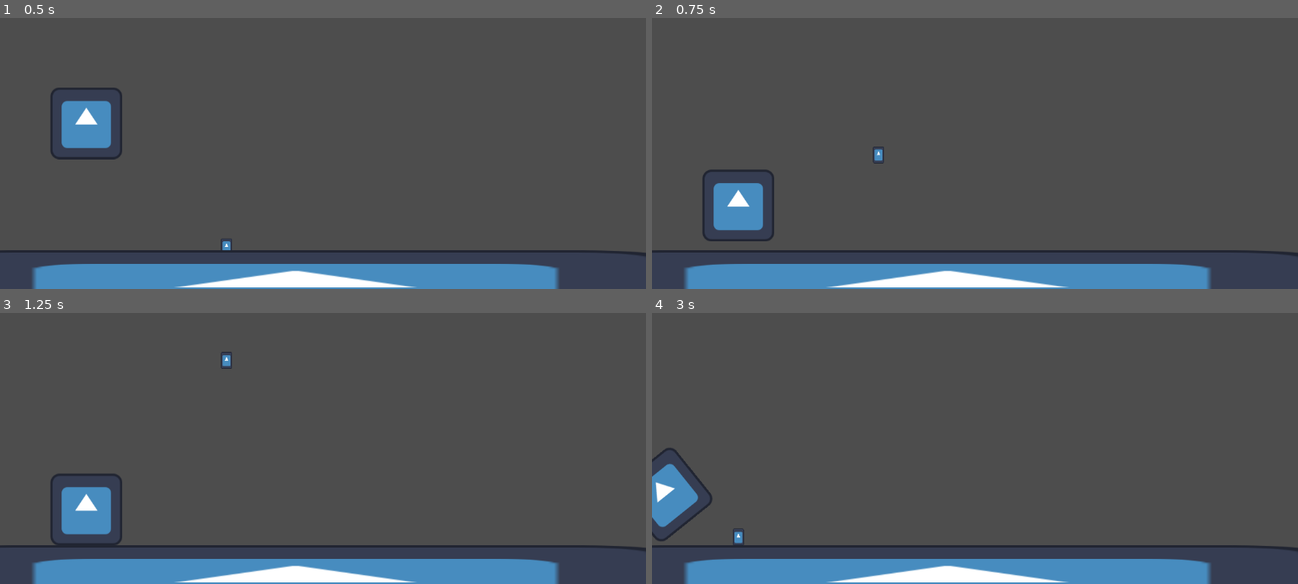
Above: before the commit, frames 1-4 (two rows, left to right).
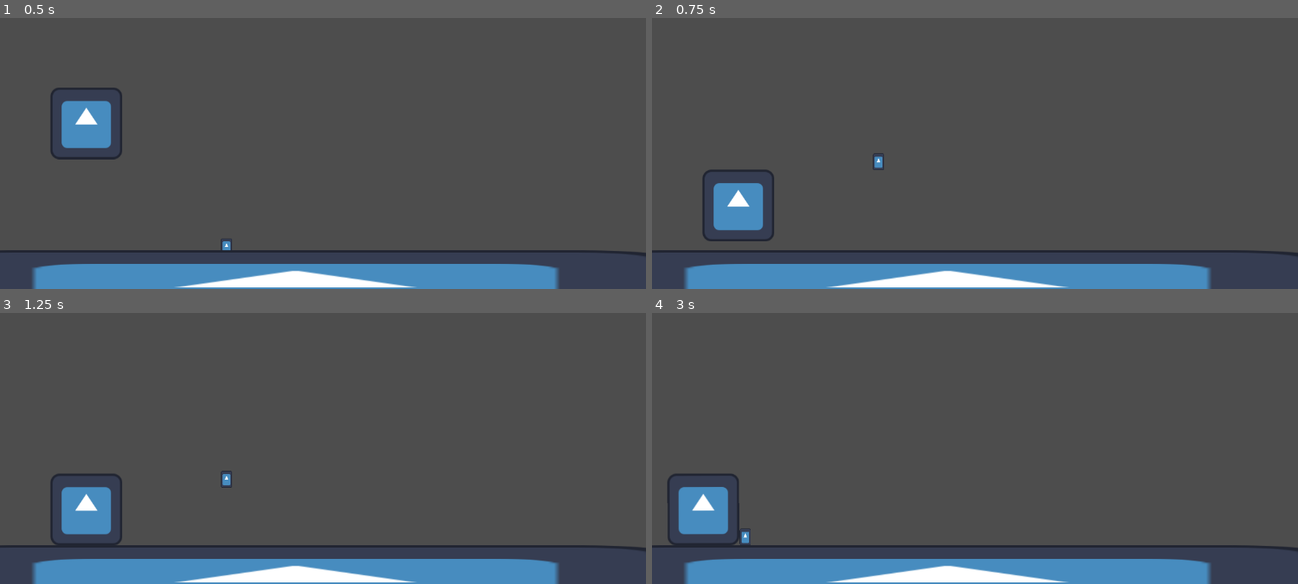
Above: after the commit, the same moments.

Repository: jacob-w-bonner/GGJ-2026
Game: Godot game, scene res://Scenes/player_controller_gym.tscn
The game is run twice, just before and just after one commit, with the same random seed, the same clock (stepped at 60 frames per second) and the same inputs. This scene is started directly instead of the project's main scene. The engine's default icon, where the game draws it, is replaced by a stand-in: a white triangle on a blue panel in a dark square.
Inputs:
- Up to frame 1 (0.5 s): no input
- Up to frame 2 (0.75 s): hold W (move_up) from 0.53 s (still down)
- Up to frame 3 (1.25 s): keep holding W (move_up)
- Up to frame 4 (3 s): release W (move_up) at 2.03 s; hold A (move_left) from 2.03 s (still down)

Frame 1 is identical in both runs. In frame 2, less than 0.1% of the frame differs, in the area x 34-36%, y 47-57%; in frame 3, 0.2%; in frame 4, 2.5%, in the area x 0-16%, y 49-86%.

Commit message:
Worked on player controller

Diff:
--- a/ggj-2026/Scenes/player_controller.tscn
+++ b/ggj-2026/Scenes/player_controller.tscn
@@ -1,7 +1,9 @@
-[gd_scene format=3 uid="uid://dt3dx5in287pn"]
+[gd_scene format=3 uid="uid://di36n4rohkn8m"]
 
-[ext_resource type="Script" uid="uid://d05aga1175pty" path="res://scripts/player/player_movement_controller.gd" id="1_5ur5x"]
+[ext_resource type="Script" uid="uid://d05aga1175pty" path="res://Scripts/player/player_movement_controller.gd" id="1_5ur5x"]
 [ext_resource type="Texture2D" uid="uid://bycdlvhpt3vg" path="res://icon.svg" id="1_v0iea"]
+[ext_resource type="AudioStream" uid="uid://dlaa5fuqhliej" path="res://Assets/wind02.mp3" id="3_bnokr"]
+[ext_resource type="Script" uid="uid://bvfsiivly25vm" path="res://Scripts/player/player_wind_player.gd" id="4_1esxm"]
 
 [sub_resource type="PhysicsMaterial" id="PhysicsMaterial_cvnsp"]
 friction = 0.0
@@ -15,9 +17,12 @@
 lock_rotation = true
 script = ExtResource("1_5ur5x")
 gravity = 2500
-groundMovementForce = 2000
-groundDragForce = 3000
+groundMovementForce = 800
+groundDragForce = 1600
+sidewaysAirMovementForce = 800
+downwardAirMovementForce = 1500
 jumpStrength = 1000
+coyotetime = 0.33
 
 [node name="CollisionShape2D" type="CollisionShape2D" parent="." unique_id=1656781718]
 shape = SubResource("RectangleShape2D_cvnsp")
@@ -33,3 +38,11 @@
 [node name="Left-RayCast2D" type="RayCast2D" parent="." unique_id=1103071425]
 position = Vector2(-10, -15)
 target_position = Vector2(0, 38)
+
+[node name="AudioStreamPlayer2D" type="AudioStreamPlayer2D" parent="." unique_id=1432901843 node_paths=PackedStringArray("playerNode")]
+stream = ExtResource("3_bnokr")
+autoplay = true
+script = ExtResource("4_1esxm")
+playerNode = NodePath("..")
+maxVolumeMultiple = 10
+maxVolumeChange = 100
--- a/ggj-2026/Scenes/player_controller_gym.tscn
+++ b/ggj-2026/Scenes/player_controller_gym.tscn
@@ -13,6 +13,9 @@
 
 [node name="player_controller" parent="." unique_id=193364027 instance=ExtResource("1_fb21i")]
 position = Vector2(404, 295)
+groundMovementForce = 800
+groundDragForce = 1600
+downwardAirMovementForce = 1500
 coyotetime = 0.33
 
 [node name="StaticBody2D" type="StaticBody2D" parent="." unique_id=1986248079]
--- a/ggj-2026/Scripts/player/player_movement_controller.gd
+++ b/ggj-2026/Scripts/player/player_movement_controller.gd
@@ -3,8 +3,10 @@
 
 ##got the RigidBody based movemnt code form here: https://www.youtube.com/watch?v=PKPcoR_yIvE
 @export var gravity = 980
+
 @export var groundMovementForce = 1000 # How fast the player will move (pixels/sec).
-@export var groundDragForce = 1000;
+@export var groundDragForce = 1000; # How fast the player will stop (pixels/sec).
+
 @export var sidewaysAirMovementForce = 1000
 @export var downwardAirMovementForce = 1000
 @export var jumpStrength = 500
@@ -15,13 +17,7 @@
 
 var inputVector:Vector2
 var grounded = false
-var direction = Vector2.ZERO # The player's movement direction vector.
 var timeSinceLastTouchedGround = 0;
-var canJump = false
-
-# Called when the node enters the scene tree for the first time.
-func _ready() -> void:
-	pass # Replace with function body.
 
 
 # Called every frame. 'delta' is the elapsed time since the previous frame.
@@ -38,95 +34,52 @@
 		inputVector.y -= 1
 	inputVector = inputVector.normalized()
 
-	print("inputVector:" + str(inputVector));
 
-
-
-
-
-
-
-#update loop
-# Called every frame. 'delta' is the elapsed time since the previous frame.
 func _integrate_forces(state: PhysicsDirectBodyState2D):
 
-	#check if the player is touching the gound
+	##GroundCheck############################
 	grounded = ((right_ray_cast.is_colliding() == true) || (right_ray_cast.is_colliding() == true))
 
-	##GravityCode############################
-
-	##customizable gravity
+	##Gravity############################
 	state.apply_central_force(Vector2(0, gravity))
-
-	##MovemntCode############################
-
 
 
 	if(grounded == true):
-		state.apply_central_force(Vector2(inputVector.x * groundMovementForce, 0));
+		##GroundMovement############################
+		var inputVelocityDelta:float = inputVector.x * groundMovementForce * state.step
+		var frictionVelocityDelta:float = move_toward(0, -self.linear_velocity.x, groundDragForce * state.step)
+
+		if(sign(inputVelocityDelta) == sign(frictionVelocityDelta)):
+			#if the player is applying input, and the friction would be in the same direction, only apply the friction
+			self.linear_velocity.x += frictionVelocityDelta
+		elif(inputVector.x == 0):
+			#if the player is not applying any input, only add frictionVelocityDelta
+			self.linear_velocity.x += frictionVelocityDelta
+		else:
+			#if the player is applying input, and the friction would fight agisnt the players input, only apply the players input
+			self.linear_velocity.x += inputVelocityDelta
+
+
 	elif(grounded == false):
-		state.apply_central_force(inputVector * sidewaysAirMovementForce);
+		##AirMovement############################
+		#downward plunge movement
+		if(inputVector.y > 0):
+			state.apply_central_force(Vector2.DOWN * inputVector.y * downwardAirMovementForce);
 
-	##ground-friction Logic
-	## if the player is not trying to move left of right and is on the ground, apply a force to brin them to a stop
-	if((grounded == true) && (inputVector == Vector2.ZERO)):
-		var playerVelocity = self.linear_velocity;
-		playerVelocity.x = move_toward(playerVelocity.x, 0, groundDragForce * state.step)
-		self.linear_velocity = playerVelocity;
+		#in air left/right movement
+		state.apply_central_force(Vector2(inputVector.x * sidewaysAirMovementForce, 0));
 
-	##jumpCode#################################
-
-	##if we are grounded we can jump
+	##JumpCode#################################
+	#if we are grounded we can jump
 	if(grounded == true):
 		timeSinceLastTouchedGround = coyotetime;
 
-	##if we are still in coyotetime, count down untill we are not
+	#if we are still in coyotetime, count down until we are not
 	if(timeSinceLastTouchedGround != 0):
 		timeSinceLastTouchedGround = move_toward(timeSinceLastTouchedGround, 0, state.step)
 
-	##if we are in coyotetime, we can jump
+	#if we are in coyotetime, we can jump
 	if(timeSinceLastTouchedGround != 0):
 		if Input.is_action_pressed("move_up"):
 			timeSinceLastTouchedGround = 0;##we can no longer jump
 			set_linear_velocity( Vector2(get_linear_velocity().x, -jumpStrength) );
-
-	###########################################
-
-	#animation logic
-	#if direction.length() > 0:
-		###$AnimatedSprite.play()
-		#get_node("AnimatedSprite").play()
-	#else:
-		###$AnimatedSprite.stop()
-		#get_node("AnimatedSprite").stop()
-
-	#if(grounded == true):
-		#if direction.x != 0:
-			#$AnimatedSprite.animation = "run"
-			###$AnimatedSprite.flip_v = false
-			#$AnimatedSprite.flip_h = direction.x < 0
-		#else:
-			#$AnimatedSprite.animation = "idle"
-	#else:
-		#if self.linear_velocity.y < 0:
-			#$AnimatedSprite.animation = "jump"
-		#else:
-			#$AnimatedSprite.animation = "fall"
-#
-		#$AnimatedSprite.flip_h = self.linear_velocity.x < 0
-
-
-	##elif direction.y != 0:
-	##	$AnimatedSprite.animation = "up"
-	##	$AnimatedSprite.flip_v = direction.y > 0
-	##else:
-	##	$AnimatedSprite.animation = "idle"
-
-
-func _on_CanJump_Tigger_Zone_Area2D_body_entered(body):
-	if(body.name != "Player"):
-		grounded = true
-
-func _on_CanJump_Tigger_Zone_Area2D_body_exited(body):
-	if(body.name != "Player"):
-		grounded = false
--- /dev/null
+++ b/ggj-2026/Scripts/player/player_wind_player.gd
@@ -0,0 +1,27 @@
+extends AudioStreamPlayer2D
+
+
+# Declare member variables here. Examples:
+# var a = 2
+# var b = "text"
+
+@export var playerNode:RigidBody2D
+@export var maxVolumeVelocity = 1000;
+@export var maxVolumeMultiple = 24
+@export var minVolumeMultiple = -80
+@export var maxVolumeChange = 1;
+
+
+# Called when the node enters the scene tree for the first time.
+func _ready():
+	#print(get_node(playerNode).linear_velocity)
+	pass
+
+
+# Called every frame. 'delta' is the elapsed time since the previous frame.
+func _process(delta):
+	var playerSpeed:float = playerNode.linear_velocity.length()
+	var lerpValue = clamp(playerSpeed/maxVolumeVelocity, 0, 1)
+	print("playerSpeed:" + str(playerSpeed))
+	var newVolume = lerp(minVolumeMultiple, maxVolumeMultiple, lerpValue)
+	volume_db = move_toward(volume_db, newVolume, maxVolumeChange * delta)
--- a/ggj-2026/project.godot
+++ b/ggj-2026/project.godot
@@ -15,6 +15,10 @@
 config/features=PackedStringArray("4.6", "Forward Plus")
 config/icon="res://icon.svg"
 "<<<<<<<Updatedupstream[autoload]Globals"="*uid://4ed5dimg8fqg"
+
+[autoload]
+
+Globals="*uid://4ed5dimg8fqg"
 
 [file_customization]
 
Not shown, added: ggj-2026/Assets/wind02.mp3.import
Not shown: 1 places in ggj-2026/Scenes/player_controller_gym.tscn that only renumber resources
Not shown, added: ggj-2026/Scripts/player/player_wind_player.gd.uid
Not shown, added: ggj-2026/Assets/wind02.mp3
